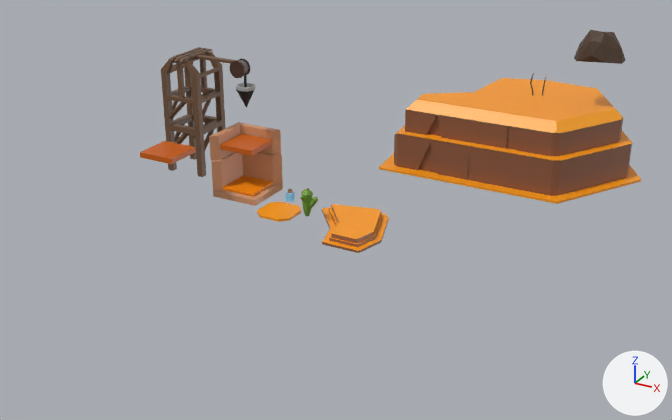
The FBX model Assets/Resources/Meshes/CasualTapsMOdelsExtended.fbx: old version first, new version second.
The view is the same before and after, from a 50 mm lens placed at (26.9, -38.9, 21.8), pointed at (5.8, -0.6, 2.7). Lighting does not change. The marker at lower right points along +X, +Y and +Z. Where no turn or scale is listed for an object, it has been applied to the vertices.

Names of what the first picture shows: 'Column', 'ColumnExtension', 'Rock1', 'SandPatch1', 'SandPatch2', 'SandPatch3.001', 'Tile', 'Tower'.
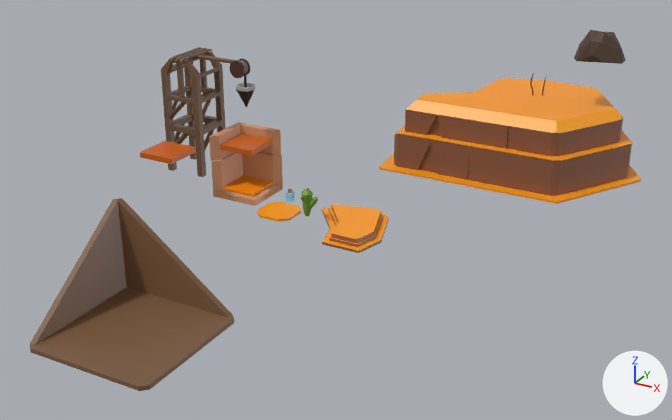
Changed parts and their boxes (x1, y1, x2, y2) in the pictures (672 x 420 px):
'StockPile', added (brown): after (30, 198, 234, 391)

Patch to the scene script:
```diff
--- a/Assets/Resources/Meshes/CasualTapsMOdelsExtended.fbx.py
+++ b/Assets/Resources/Meshes/CasualTapsMOdelsExtended.fbx.py
@@ me_cube_016 @@
+me_cube_016.from_pydata(...)  # 27 vertices, 31 faces; spans x -3.31..3.31, y -3.31..3.31, z -3.0..1.79
+me_cube_016.materials.append(mat_material_001)  # picture img_imphenziapalette01_256_gradient_png
@@ ob_stockpile @@
+ob_stockpile = bpy.data.objects.new('StockPile', me_cube_016)
+ob_stockpile.location = (1.67, -11.76, 3.01)
```
